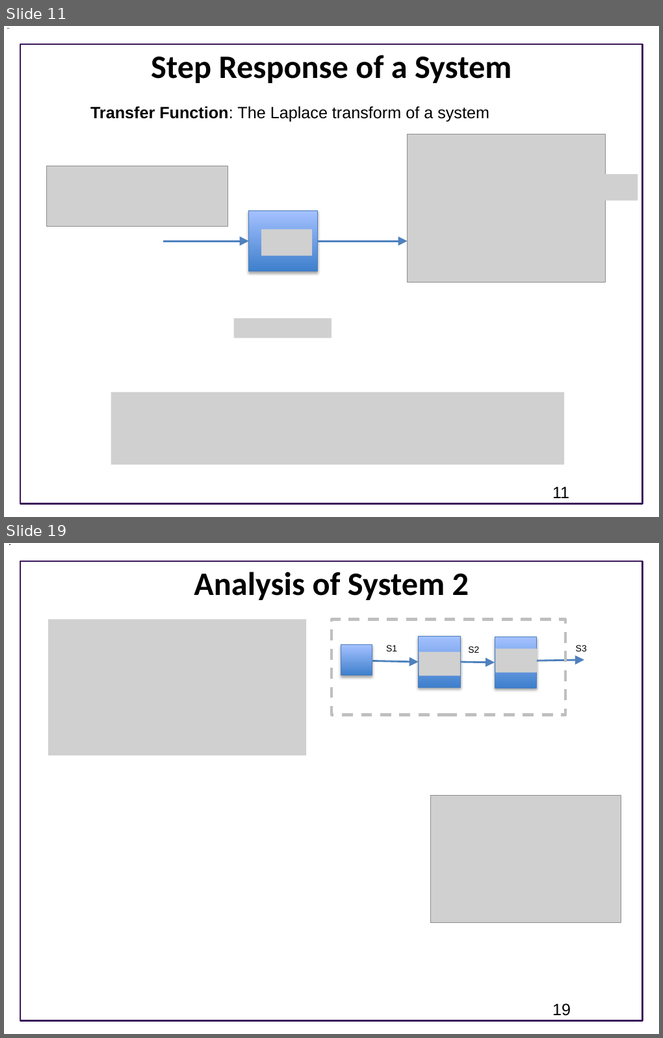
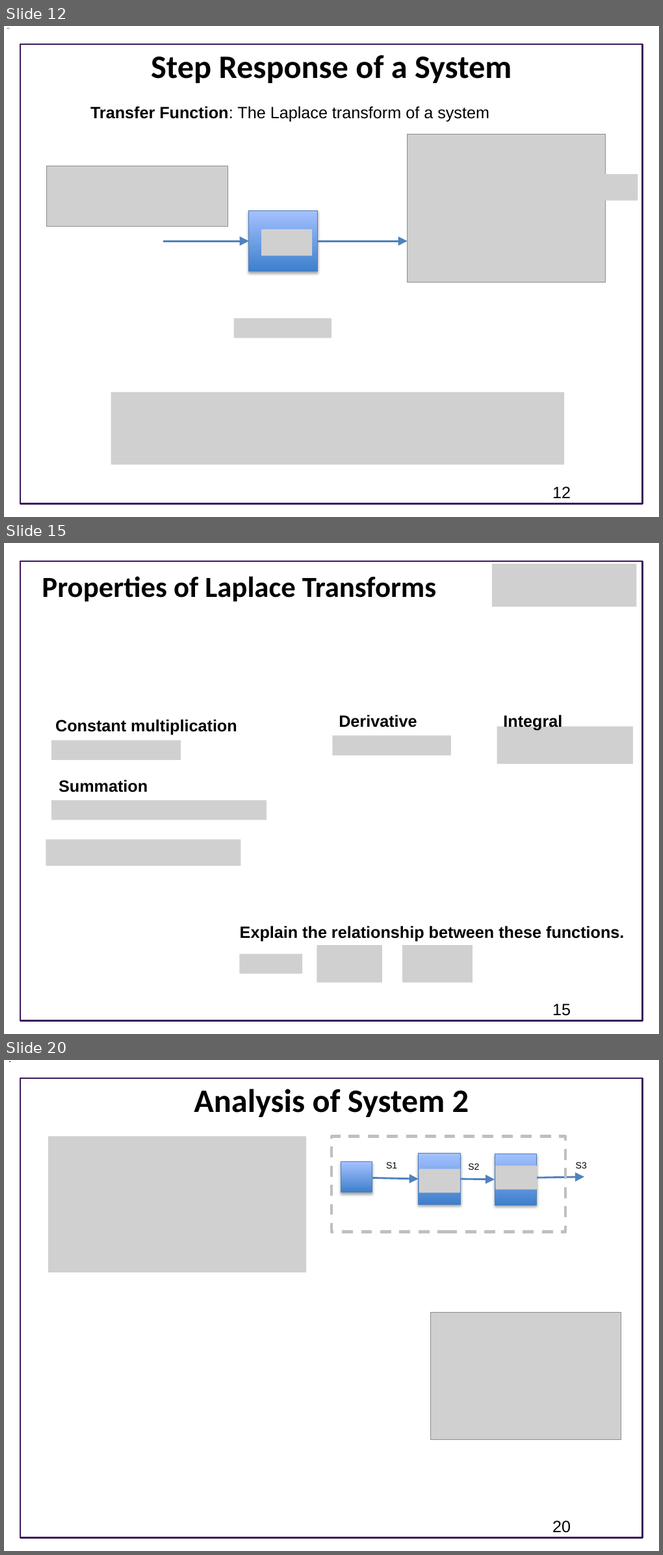
Before and after one commit to joseph-hellerstein/advanced-controls-lectures, a slide deck: Lecture_7-Laplace-Transforms/Laplace-Transforms.pptx. Shown one above the other, each under a label of ours: slides 11 and 19 before the commit, slides 12, 15 and 20 after it; the slides between them are not shown. The pictures are 663x1038 and 663x1555 pixels, drawn with LibreOffice and Linux fonts; fonts in the diff are those of the drawing; grey boxes stand for pictures; background and template pictures are left out. Boxes give left, top, right and bottom in pixels: in the first picture for what was removed or moved away, otherwise in the second. Text is boxed around its words. In the diff, an @@ line names an element or a change of style, - is before the commit and + after.

```diff
--- a/Lecture_7-Laplace-Transforms/Laplace-Transforms.pptx
+++ b/Lecture_7-Laplace-Transforms/Laplace-Transforms.pptx
@@ slide 15 added at bbox=[4, 543, 659, 1034], background #FFFFFF; not listed: 1 template element that a slide beside it also shows @@
@@ title added at bbox=[42, 576, 436, 601], 32 pt, text #000000, bold @@
+Properties of Laplace Transforms
@@ picture added at bbox=[492, 564, 637, 607] @@
@@ text added at bbox=[339, 715, 417, 728], 18 pt, text #000000, bold @@
+Derivative
@@ text added at bbox=[503, 714, 562, 731], 18 pt, text #000000, bold @@
+Integral
@@ text added at bbox=[55, 719, 237, 735], 18 pt, text #000000, bold @@
+Constant multiplication
@@ picture added at bbox=[332, 735, 451, 756] @@
@@ picture added at bbox=[497, 726, 634, 764] @@
@@ picture added at bbox=[52, 740, 181, 760] @@
@@ text added at bbox=[59, 780, 148, 793], 18 pt, text #000000, bold @@
+Summation
@@ picture added at bbox=[52, 800, 267, 820] @@
@@ picture added at bbox=[46, 840, 241, 866] @@
@@ text added at bbox=[240, 926, 624, 942], 18 pt, text #000000, bold @@
+Explain the relationship between these functions.
@@ picture added at bbox=[317, 945, 383, 982] @@
@@ picture added at bbox=[402, 945, 473, 982] @@
@@ picture added at bbox=[239, 954, 302, 974] @@
@@ page number added at bbox=[553, 1004, 571, 1016], 18 pt, text #000000 @@
+15
@@ what was slide 11 is now slide 12 @@
@@ page number at bbox=[553, 487, 571, 499]: text changed @@
-11
+12
@@ what was slide 19 is now slide 20 @@
@@ page number at bbox=[553, 1521, 571, 1533]: text changed @@
-19
+20
```
Also in this commit, not shown: 9 slides changed, 2 other slides added, 1 slide removed.
